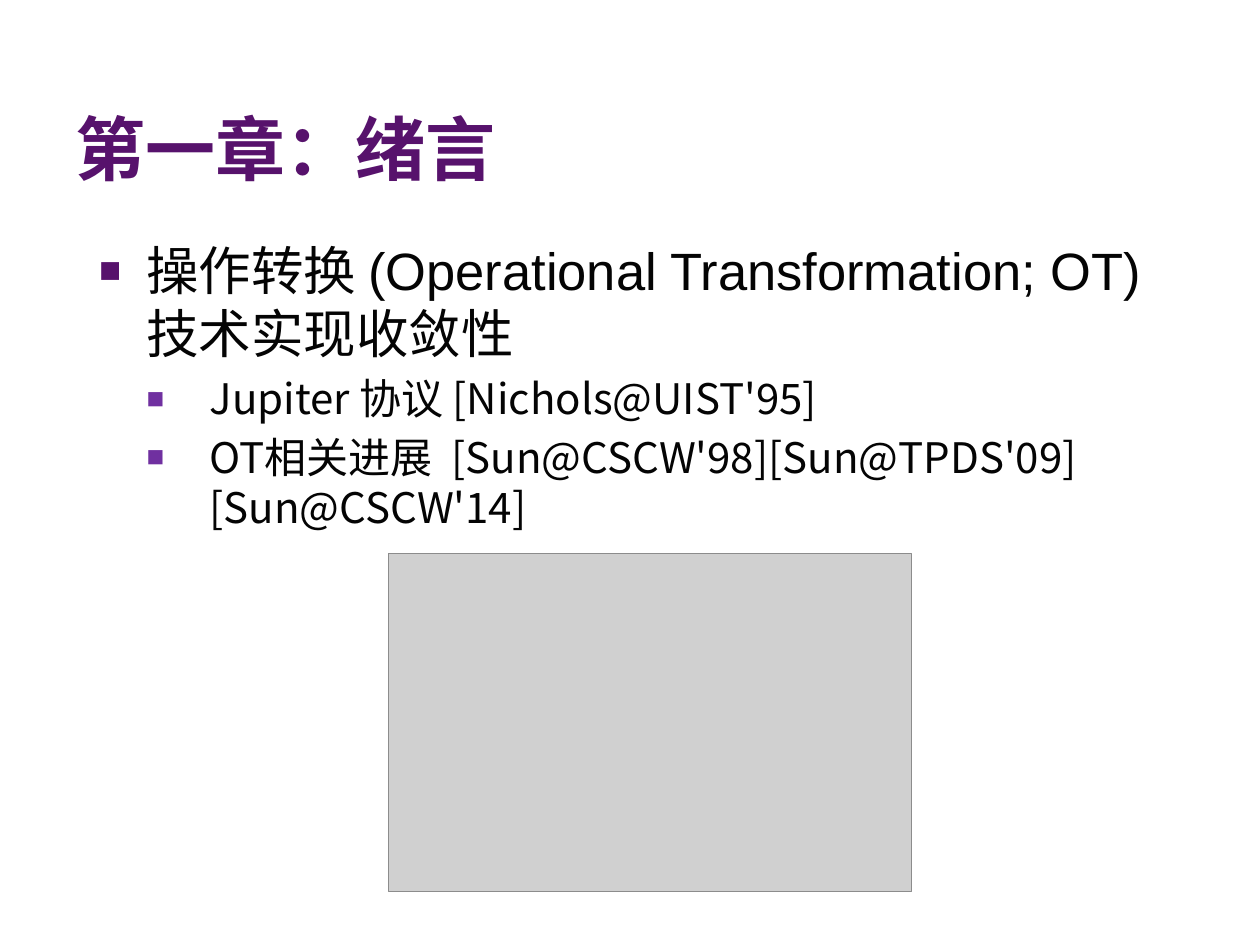
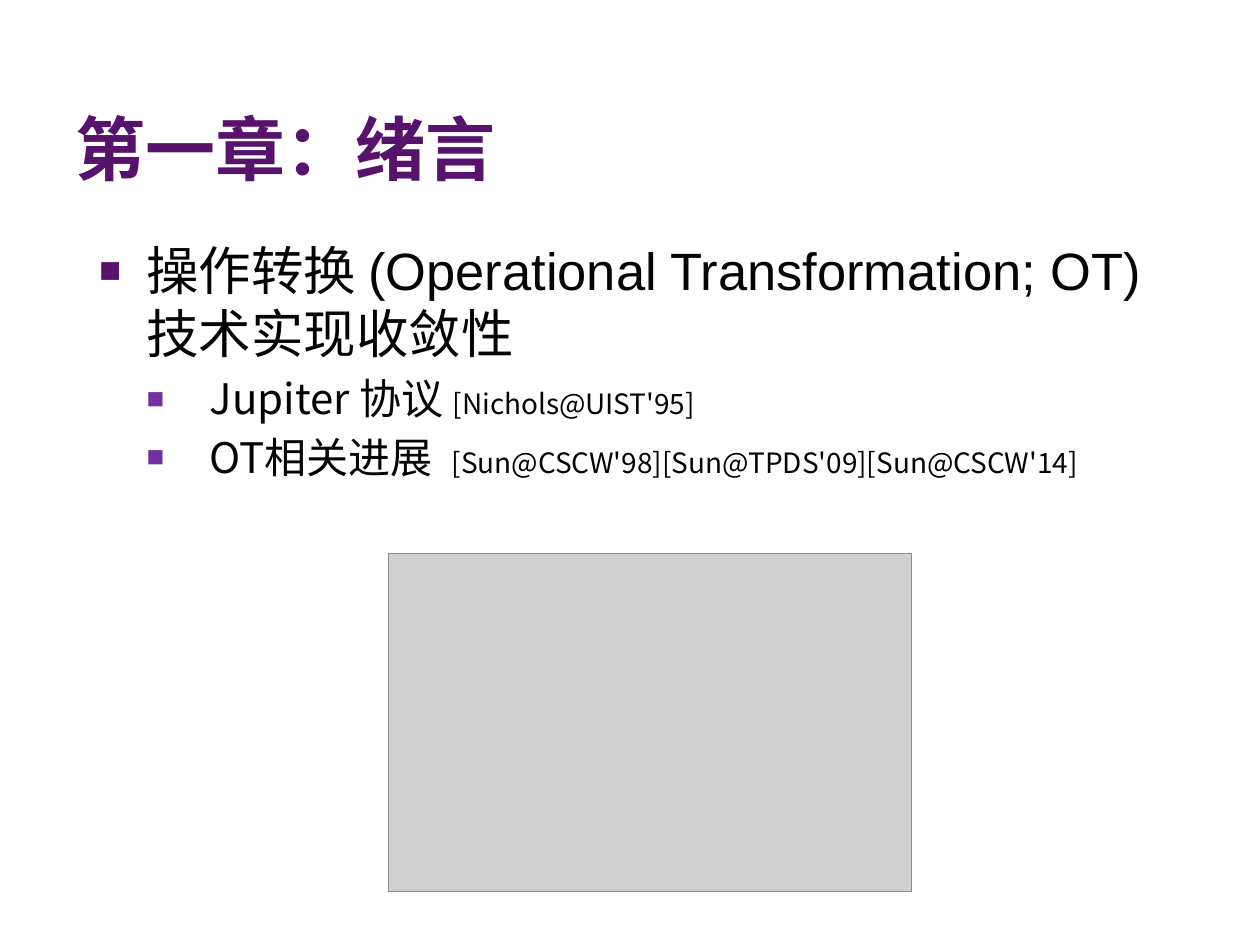
Before and after one commit to JYwellin/-Redis-List-OT-, a slide deck: slide 4 of 答辩ppt/纪业.pptx. Drawn at 1260x945 pixels with LibreOffice and Linux fonts; fonts in the diff are those of the drawing; grey boxes stand for pictures; background and template pictures are left out. Boxes give left, top, right and bottom in pixels: in the first picture for what was removed or moved away, otherwise in the second. Text is boxed around its words. In the diff, an @@ line names an element or a change of style, - is before the commit and + after.

```diff
--- a/答辩ppt/纪业.pptx
+++ b/答辩ppt/纪业.pptx
@@ text at box(210, 378, 1078, 478): size 24 to 16 pt in "[Nichols@UIST'95]", "[Sun@CSCW'98][Sun@TPDS'09][Sun@CSCW'14]"; less space between paragraphs @@
```
Also in this commit, not shown: 4 other slides changed, 23 other files.
